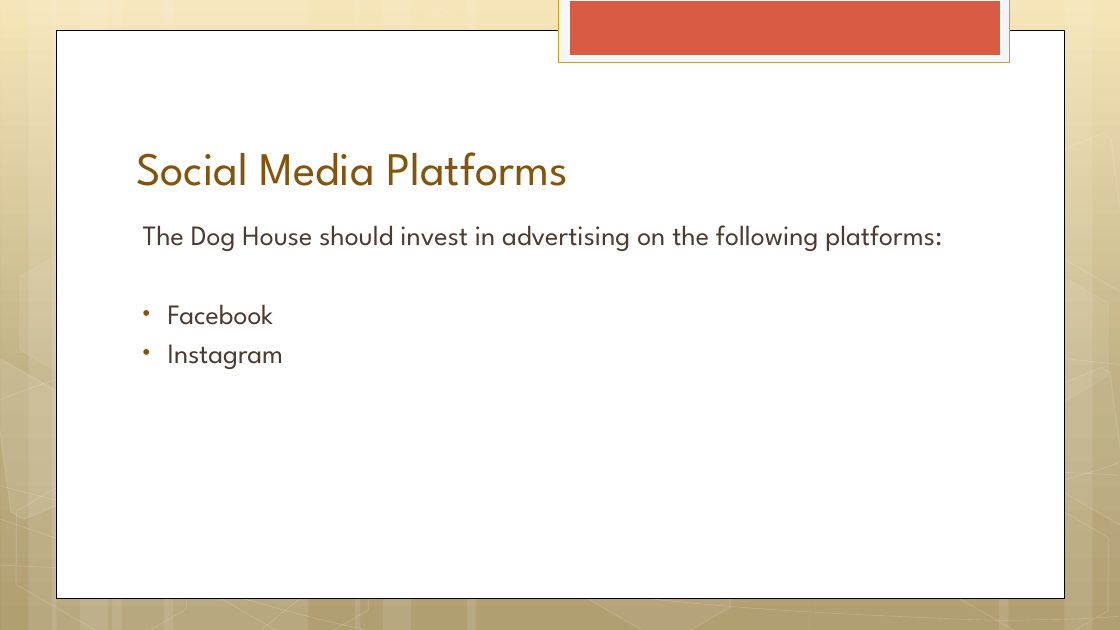
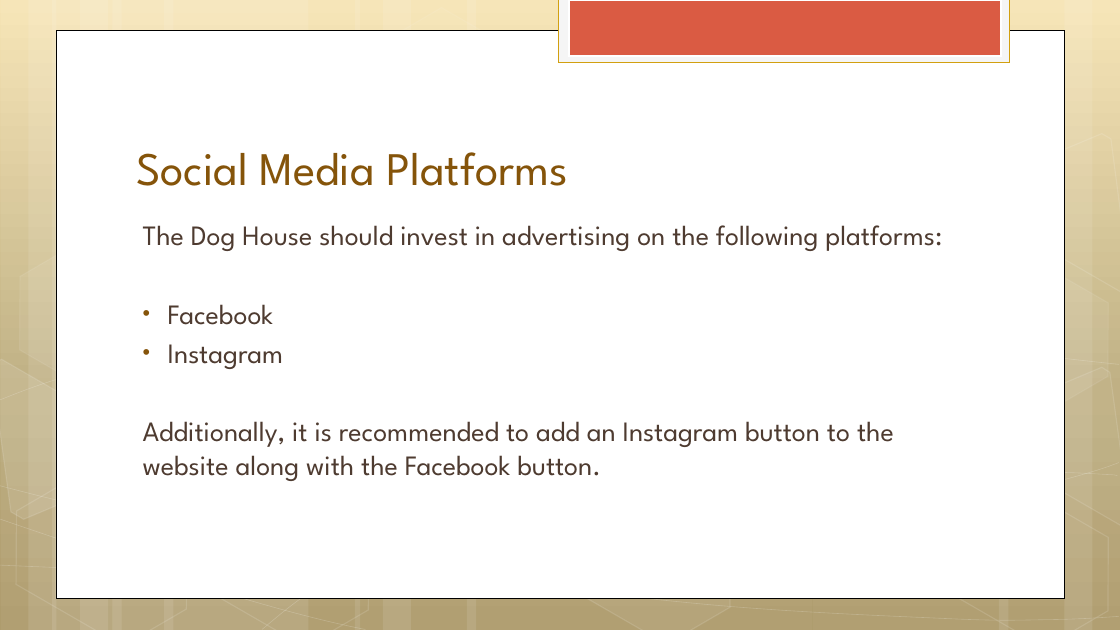
Before and after one commit to usmcamgrimm/WDD229-Advanced-Web-Design, a slide deck: slide 2 of Week 13/Lab10_Grimm.pptx. Drawn at 1120x630 pixels with LibreOffice and Linux fonts; fonts in the diff are those of the drawing. Boxes give left, top, right and bottom in pixels: in the first picture for what was removed or moved away, otherwise in the second. Text is boxed around its words. In the diff, an @@ line names an element or a change of style, - is before the commit and + after.

Commit message:
Update week 13 lab

```diff
--- a/Week 13/Lab10_Grimm.pptx
+++ b/Week 13/Lab10_Grimm.pptx
@@ text at [143, 421, 894, 481]: paragraph added @@
+Additionally, it is recommended to add an Instagram button to the website along with the Facebook button.
```
